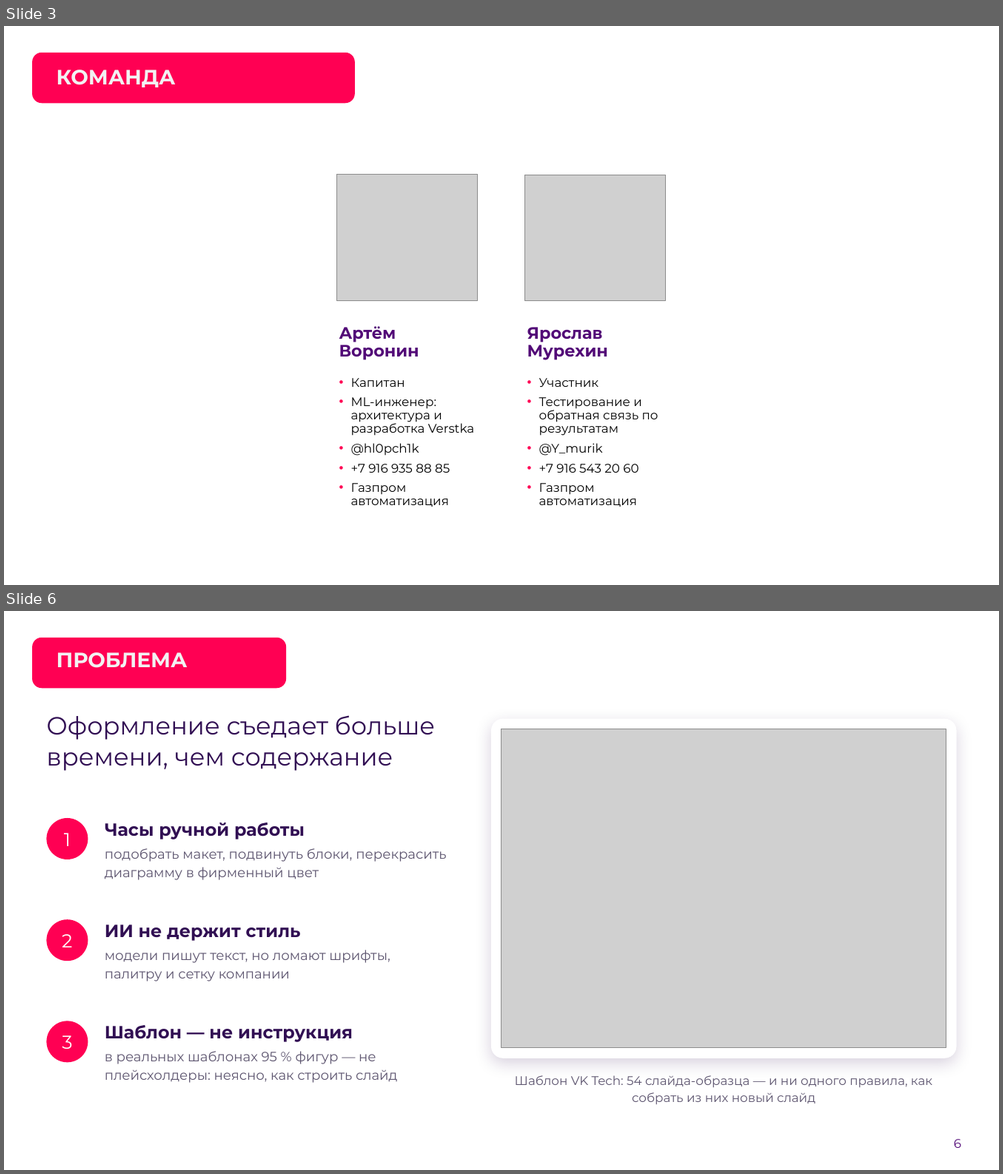
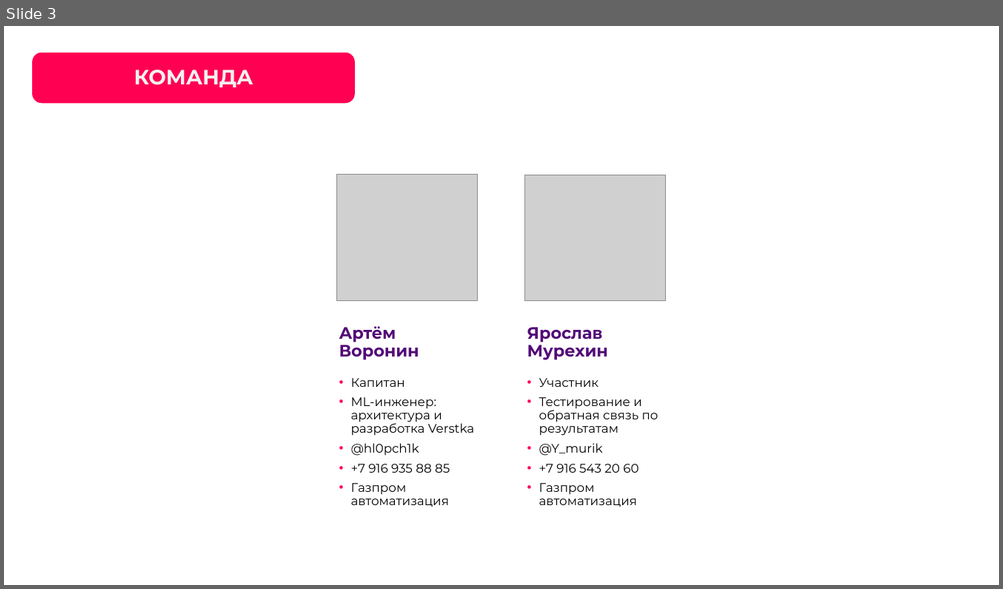
Before and after one commit to hl0pch1k/verstka, a slide deck: docs/presentation/verstka-pitch.pptx. Shown one above the other, each under a label of ours: slides 3 and 6 before the commit, slide 3 after it; the slides between them are not shown. The pictures are 1003x1174 and 1003x589 pixels, drawn with LibreOffice and Linux fonts; fonts in the diff are those of the drawing; grey boxes stand for pictures; background and template pictures are left out. Boxes give left, top, right and bottom in pixels: in the first picture for what was removed or moved away, otherwise in the second. Text is boxed around its words. In the diff, an @@ line names an element or a change of style, - is before the commit and + after.

```diff
--- a/docs/presentation/verstka-pitch.pptx
+++ b/docs/presentation/verstka-pitch.pptx
@@ slide 6 removed at [4,611,999,1170], background picture (left out) @@
@@ rounded rectangle removed at [32,637,286,688] @@
@@ title removed at [57,652,188,668] @@
-ПРОБЛЕМА
@@ text removed at [46,715,435,771] @@
-Оформление съедает больше времени, чем содержание
@@ rounded rectangle removed at [491,718,957,1059] @@
@@ picture removed at [502,729,946,1048] @@
@@ ellipse removed at [46,818,88,860] @@
-1
@@ text removed at [105,823,304,840] @@
-Часы ручной работы
@@ text removed at [105,849,446,880] @@
-подобрать макет, подвинуть блоки, перекрасить диаграмму в фирменный цвет
@@ ellipse removed at [46,920,88,962] @@
-2
@@ text removed at [105,925,301,941] @@
-ИИ не держит стиль
@@ text removed at [105,950,390,982] @@
-модели пишут текст, но ломают шрифты, палитру и сетку компании
@@ ellipse removed at [46,1022,88,1063] @@
-3
@@ text removed at [105,1025,353,1042] @@
-Шаблон — не инструкция
@@ text removed at [105,1051,397,1083] @@
-в реальных шаблонах 95 % фигур — не плейсхолдеры: неясно, как строить слайд
@@ text removed at [515,1076,932,1105] @@
-Шаблон VK Tech: 54 слайда-образца — и ни одного правила, как собрать из них новый слайд
@@ page number removed at [953,1139,961,1148] @@
-6
@@ slide 3 changed as well @@
@@ title "КОМАНДА": place and size @@
-title "КОМАНДА" at [57,70,176,87]
+title "КОМАНДА" at [134,70,253,87]
@@ title "КОМАНДА" at [134,70,253,87]: alignment left to centre; vertical alignment bottom to middle @@
```
Also in this commit, not shown: 5 other slides changed, 13 slides added, 8 other slides removed, 7 other files.
